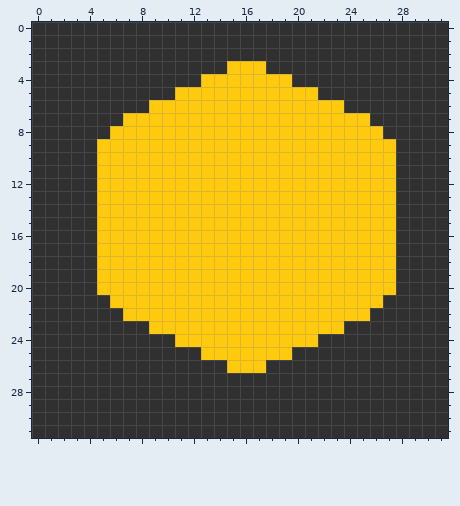
Pixel-art sprite: PacManGame/Content/energizer.png. Above, as it was before the edit.
The file is 32x32 pixels.
Now the later version:
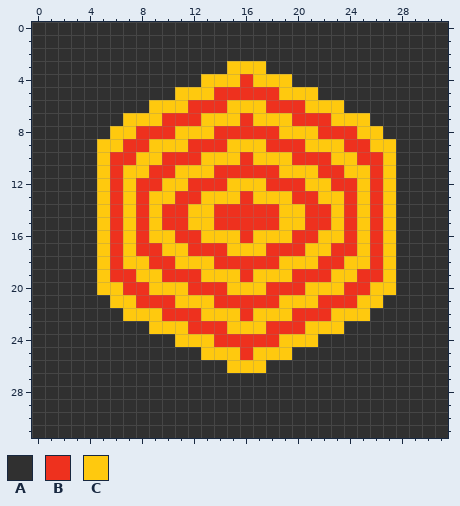
Palette (. is transparent): A #303030  B #ee311e  C #ffc90e
Difference:
y 4: x 16 C -> B
y 5: x 14..18 CCCCC -> BBBBB
y 6: x 12..14 CCC -> BBB; x 18..20 CCC -> BBB
y 7: x 10..12 CCC -> BBB; x 16 C -> B; x 20..22 CCC -> BBB
y 8: x 8..10 CCC -> BBB; x 14..18 CCCCC -> BBBBB; x 22..24 CCC -> BBB
y 9: x 7..8 CC -> BB; x 12..14 CCC -> BBB; x 18..20 CCC -> BBB; x 24..25 CC -> BB
y 10: x 6..7 CC -> BB; x 10..12 CCC -> BBB; x 16 C -> B; x 20..22 CCC -> BBB; x 25..26 CC -> BB
y 11: x 6 C -> B; x 9..10 CC -> BB; x 14..18 CCCCC -> BBBBB; x 22..23 CC -> BB; x 26 C -> B
y 12: x 6 C -> B; x 8..9 CC -> BB; x 12..14 CCC -> BBB; x 18..20 CCC -> BBB; x 23..24 CC -> BB; x 26 C -> B
y 13: x 6 C -> B; x 8 C -> B; x 11..12 CC -> BB; x 16 C -> B; x 20..21 CC -> BB; x 24 C -> B; x 26 C -> B
y 14..15: x 6 C -> B; x 8 C -> B; x 10..11 CC -> BB; x 14..18 CCCCC -> BBBBB; x 21..22 CC -> BB; x 24 C -> B; x 26 C -> B
y 16: x 6 C -> B; x 8 C -> B; x 11..12 CC -> BB; x 16 C -> B; x 20..21 CC -> BB; x 24 C -> B; x 26 C -> B
y 17: x 6 C -> B; x 8..9 CC -> BB; x 12..14 CCC -> BBB; x 18..20 CCC -> BBB; x 23..24 CC -> BB; x 26 C -> B
y 18: x 6 C -> B; x 9..10 CC -> BB; x 14..18 CCCCC -> BBBBB; x 22..23 CC -> BB; x 26 C -> B
y 19: x 6..7 CC -> BB; x 10..12 CCC -> BBB; x 16 C -> B; x 20..22 CCC -> BBB; x 25..26 CC -> BB
y 20: x 7..8 CC -> BB; x 12..14 CCC -> BBB; x 18..20 CCC -> BBB; x 24..25 CC -> BB
y 21: x 8..10 CCC -> BBB; x 14..18 CCCCC -> BBBBB; x 22..24 CCC -> BBB
y 22: x 10..12 CCC -> BBB; x 16 C -> B; x 20..22 CCC -> BBB
y 23: x 12..14 CCC -> BBB; x 18..20 CCC -> BBB
y 24: x 14..18 CCCCC -> BBBBB
y 25: x 16 C -> B
